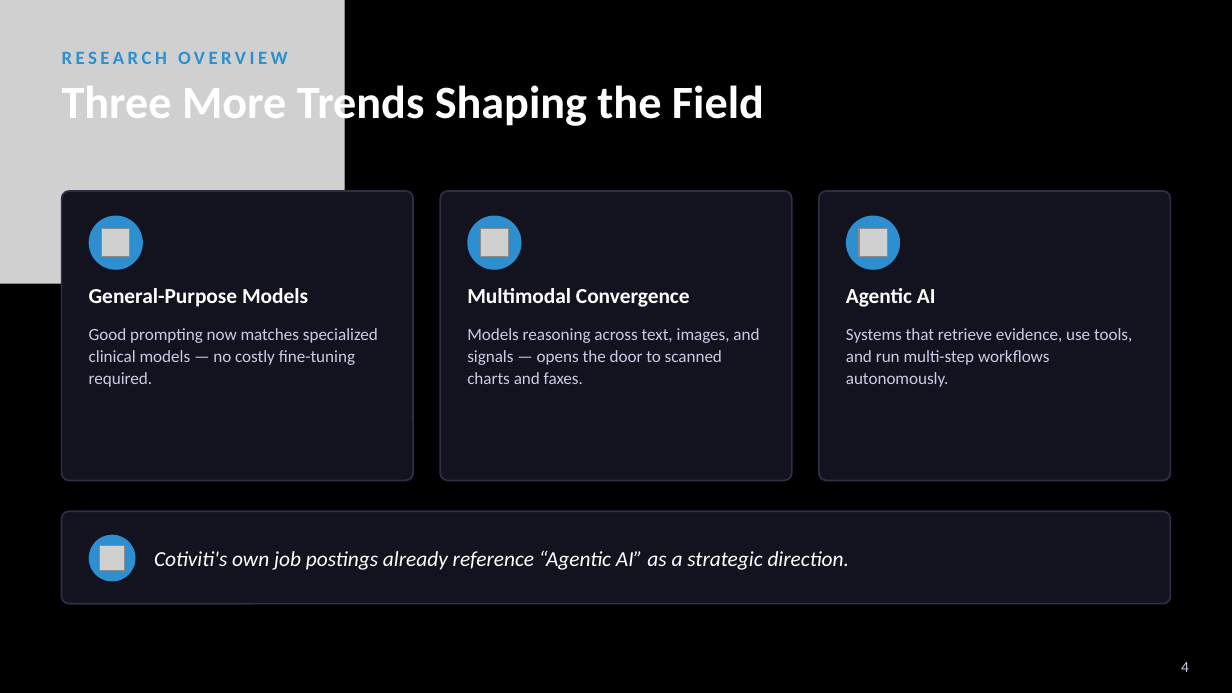
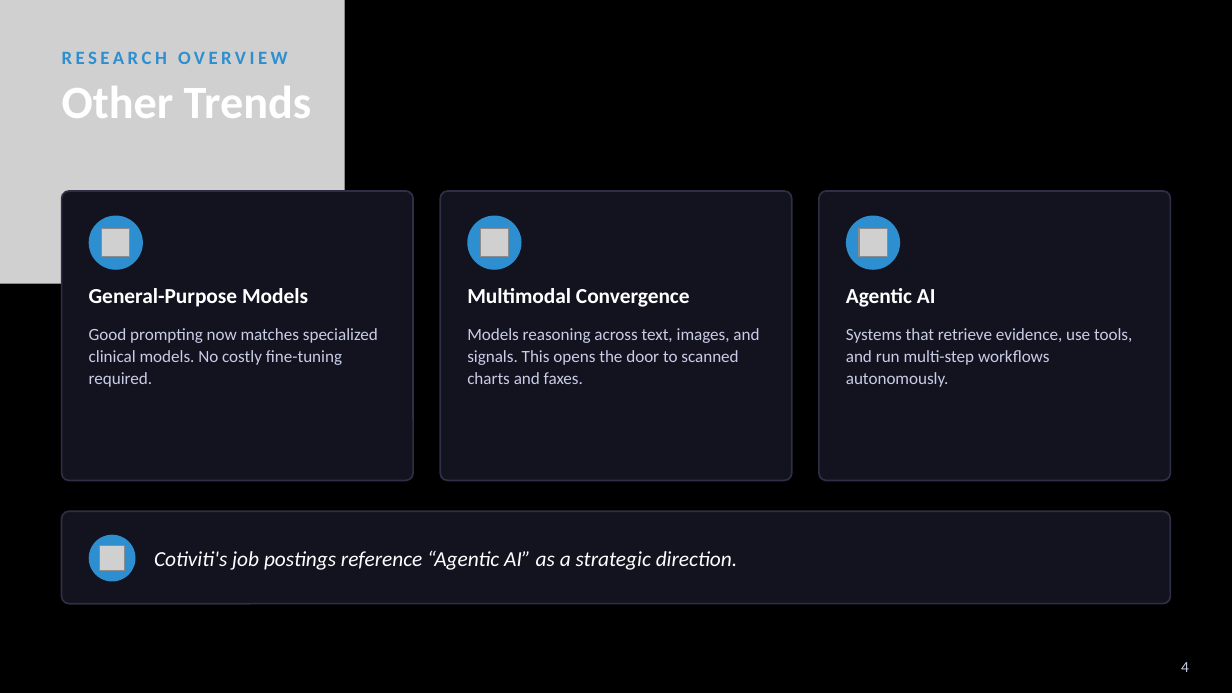
Before and after one commit to evierkim/cotiviti-intern-poc-agentic-rag, a slide deck: slide 4 of Cotiviti_PowerPoint.pptx. Drawn at 1232x693 pixels with LibreOffice and Linux fonts; fonts in the diff are those of the drawing; grey boxes stand for pictures. Boxes give left, top, right and bottom in pixels: in the first picture for what was removed or moved away, otherwise in the second. Text is boxed around its words. In the diff, an @@ line names an element or a change of style, - is before the commit and + after.

```diff
--- a/Cotiviti_PowerPoint.pptx
+++ b/Cotiviti_PowerPoint.pptx
@@ text at [62,86,312,118]: text changed @@
-Three More Trends Shaping the Field
+Other Trends
@@ text at [89,328,378,387]: text changed @@
-Good prompting now matches specialized clinical models — no costly fine-tuning required.
+Good prompting now matches specialized clinical models. No costly fine-tuning required.
@@ text at [467,328,759,384]: text changed @@
-Models reasoning across text, images, and signals — opens the door to scanned charts and faxes.
+Models reasoning across text, images, and signals. This opens the door to scanned charts and faxes.
@@ text at [154,551,737,570]: text changed @@
-Cotiviti's own job postings already reference “Agentic AI” as a strategic direction.
+Cotiviti's job postings reference “Agentic AI” as a strategic direction.
```
Also in this commit, not shown: 13 other slides changed, 4 slides removed.
